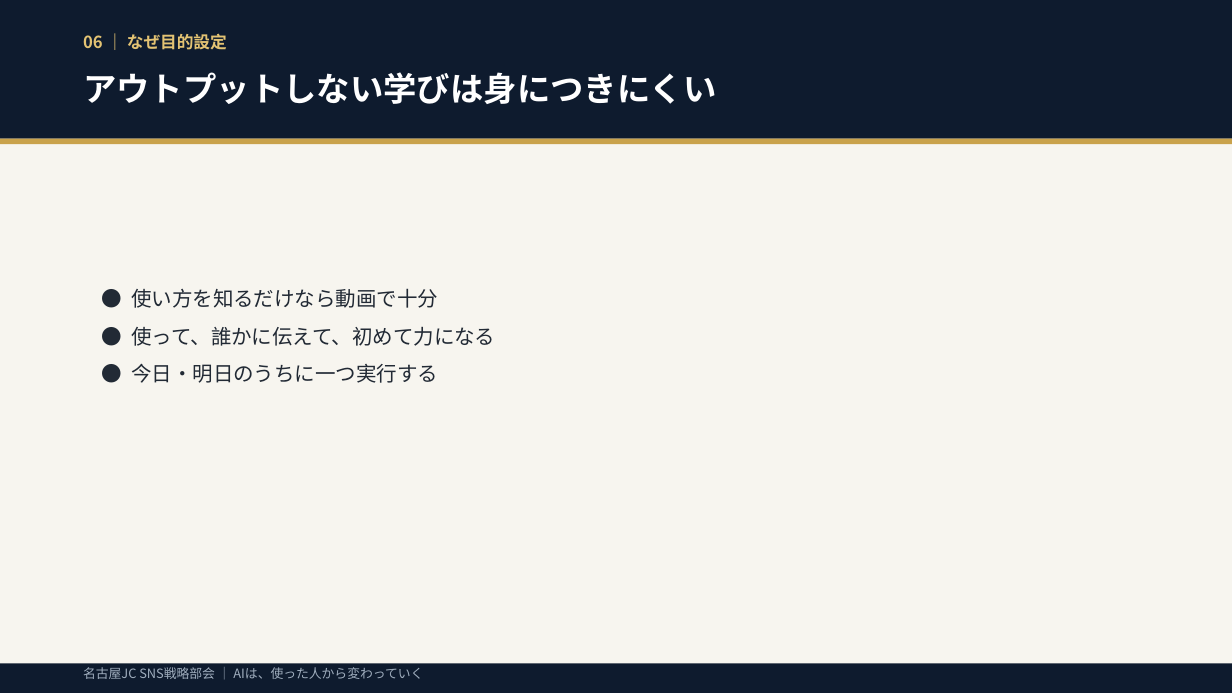
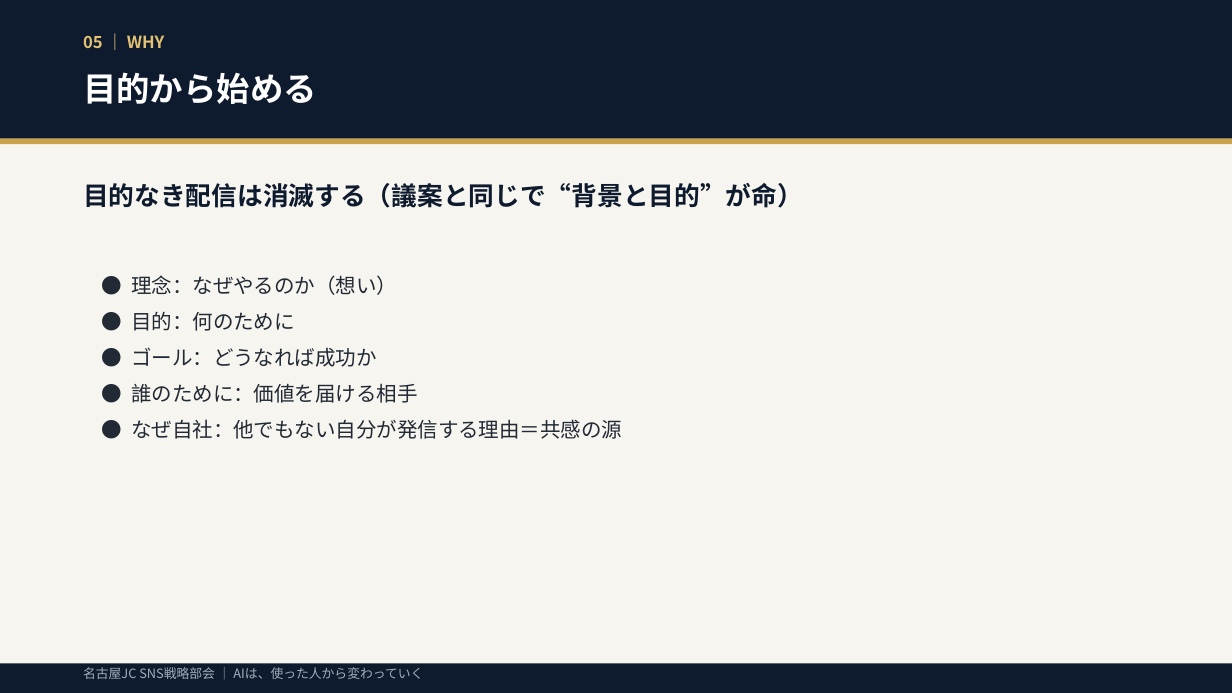
Before and after one commit to unaginobori1205/bushido-dev, a slide deck: slide 5 of ai_sns_seminar_deck.pptx (slide 6 before the commit). Drawn at 1232x693 pixels with LibreOffice and Linux fonts; fonts in the diff are those of the drawing. Boxes give left, top, right and bottom in pixels: in the first picture for what was removed or moved away, otherwise in the second. Text is boxed around its words. In the diff, an @@ line names an element or a change of style, - is before the commit and + after.

```diff
--- a/ai_sns_seminar_deck.pptx
+++ b/ai_sns_seminar_deck.pptx
@@ text at <box>83,35,164,48</box>: text changed @@
-06 ｜ なぜ目的設定
+05 ｜ WHY
@@ text at <box>83,72,317,104</box>: text changed @@
-アウトプットしない学びは身につきにくい
+目的から始める
@@ text added at <box>83,183,803,208</box>, 20 pt, text #0E1B2E, bold @@
+目的なき配信は消滅する（議案と同じで“背景と目的”が命）
@@ text at <box>131,275,622,439</box>: text changed @@
-● 使い方を知るだけなら動画で十分
-● 使って、誰かに伝えて、初めて力になる
-● 今日・明日のうちに一つ実行する
+● 理念：なぜやるのか（想い）
+● 目的：何のために
+● ゴール：どうなれば成功か
+● 誰のために：価値を届ける相手
+● なぜ自社：他でもない自分が発信する理由＝共感の源
```
Also in this commit, not shown: 18 other slides changed, 2 slides added, 1 slide removed, 2 other files.
